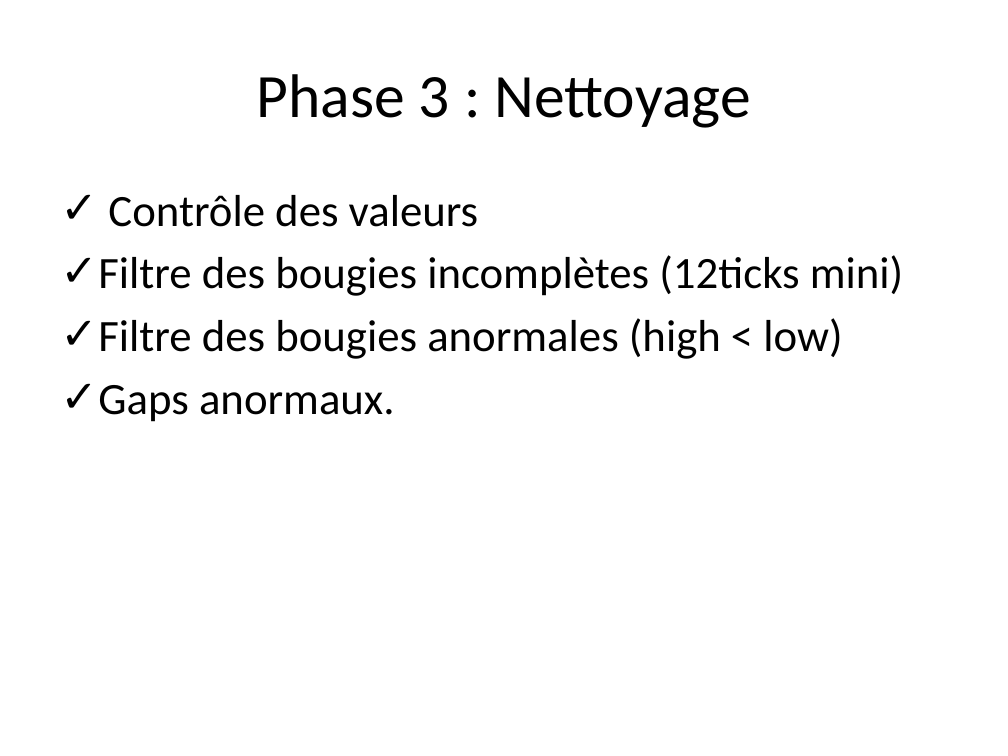
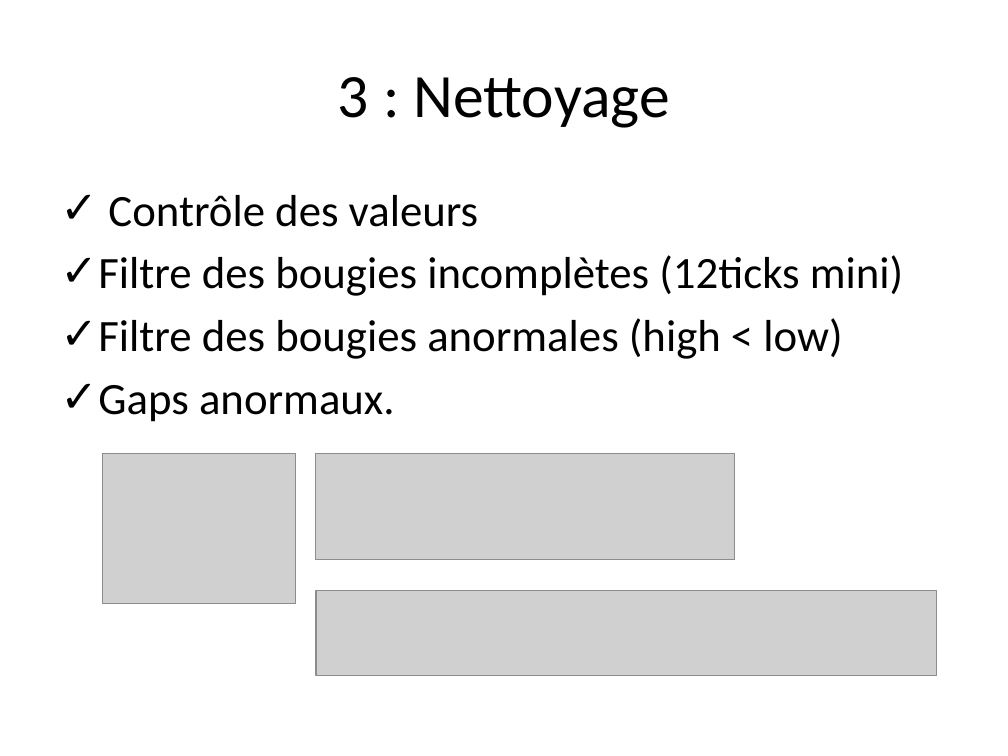
Before and after one commit to BeanEden/Projet_trading, a slide deck: slide 7 of Presentation_Projet_Trading.pptx. Drawn at 1008x756 pixels with LibreOffice and Linux fonts; fonts in the diff are those of the drawing; grey boxes stand for pictures; background and template pictures are left out. Boxes give left, top, right and bottom in pixels: in the first picture for what was removed or moved away, otherwise in the second. Text is boxed around its words. In the diff, an @@ line names an element or a change of style, - is before the commit and + after.

```diff
--- a/Presentation_Projet_Trading.pptx
+++ b/Presentation_Projet_Trading.pptx
@@ title at [338, 77, 669, 128]: text changed @@
-Phase 3 : Nettoyage
+3 : Nettoyage
@@ picture added at [102, 453, 295, 603] @@
@@ picture added at [316, 453, 735, 558] @@
@@ picture added at [316, 591, 936, 675] @@
```
Also in this commit, not shown: 11 other slides changed, 8 slides added, 6 slides removed, 7 other files.
